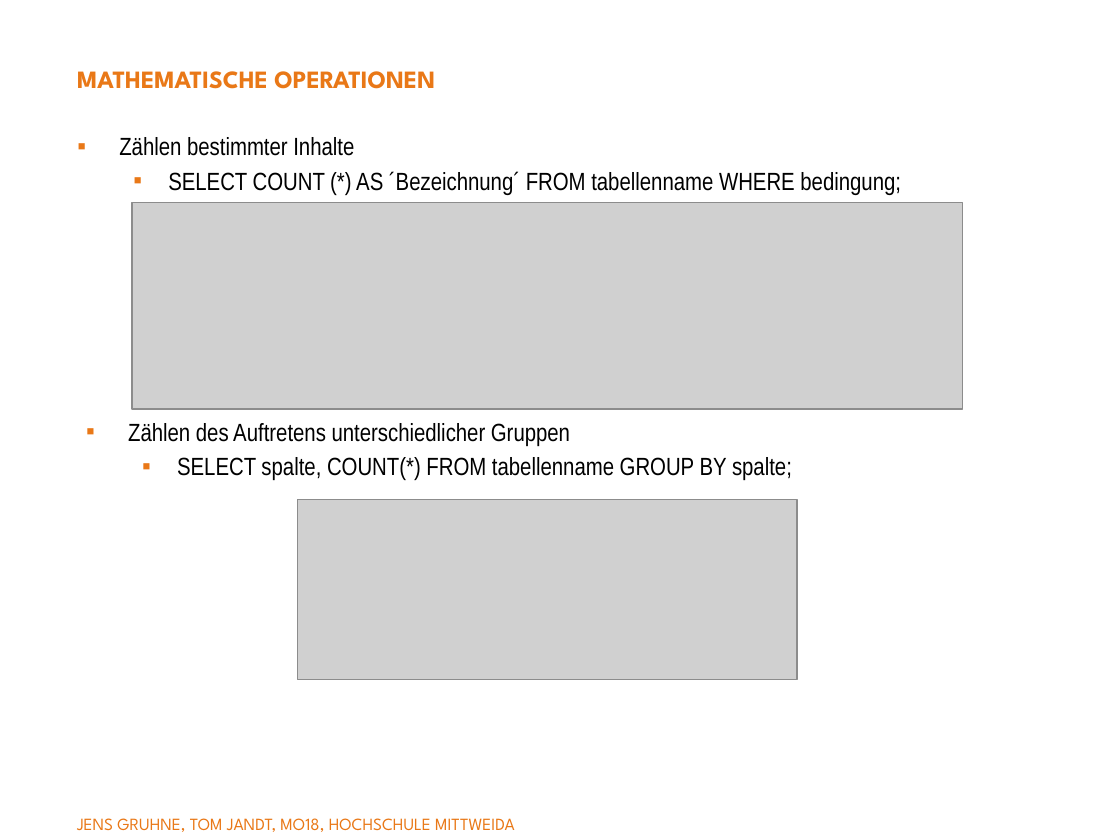
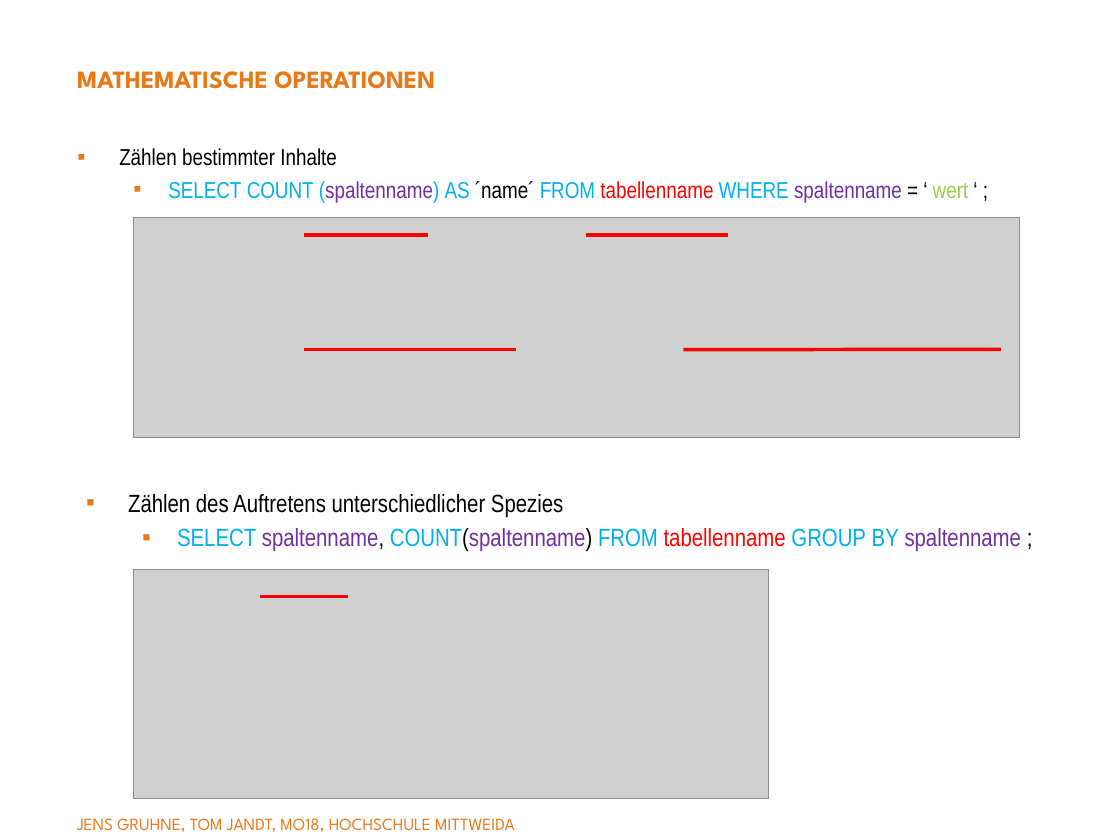
Before and after one commit to yyangg00/Semantik-Vortrag, a slide deck: slide 15 of semantik.pptx (slide 12 before the commit). Drawn at 1120x840 pixels with LibreOffice and Linux fonts; fonts in the diff are those of the drawing; grey boxes stand for pictures; background and template pictures are left out. Boxes give left, top, right and bottom in pixels: in the first picture for what was removed or moved away, otherwise in the second. Text is boxed around its words. In the diff, an @@ line names an element or a change of style, - is before the commit and + after.

```diff
--- a/semantik.pptx
+++ b/semantik.pptx
@@ text "Zählen bestimmter Inhalte": place and size @@
-text "Zählen bestimmter Inhalte" at (119,137,901,195)
+text "Zählen bestimmter Inhalte" at (119,148,969,203)
@@ text at (119,148,337,166): size 16 to 14.8 pt in "Zählen bestimmter Inhalte" @@
@@ text at (168,181,969,203): text changed; size 16 to 14.8 pt; text colour #000000 to #00B0F0 @@
-  ▪ SELECT COUNT (*) AS ´Bezeichnung´ FROM tabellenname WHERE bedingung;
+  ▪ SELECT COUNT (spaltenname) AS ´name´ FROM tabellenname WHERE spaltenname = ‘ wert ‘ ;
@@ picture: place and size @@
-picture at (132,203,963,410)
+picture at (134,217,1020,438)
@@ line added from (305, 235) to (428, 235), #FF0000 2.25 pt @@
@@ line added from (587, 235) to (728, 235), #FF0000 2.25 pt @@
@@ line added from (305, 349) to (516, 349), #FF0000 2.25 pt @@
@@ line added from (683, 349) to (1001, 349), #FF0000 2.25 pt @@
@@ text at (128,494,1021,551): text changed @@
-▪ Zählen des Auftretens unterschiedlicher Gruppen
-  ▪ SELECT spalte, COUNT(*) FROM tabellenname GROUP BY spalte;
+▪ Zählen des Auftretens unterschiedlicher Spezies
+  ▪ SELECT spaltenname, COUNT(spaltenname) FROM tabellenname GROUP BY spaltenname ;
@@ picture: place and size @@
-picture at (297,500,796,680)
+picture at (134,570,769,799)
@@ line added from (260, 596) to (348, 596), #FF0000 2.25 pt @@
```
Also in this commit, not shown: 17 other slides changed.
